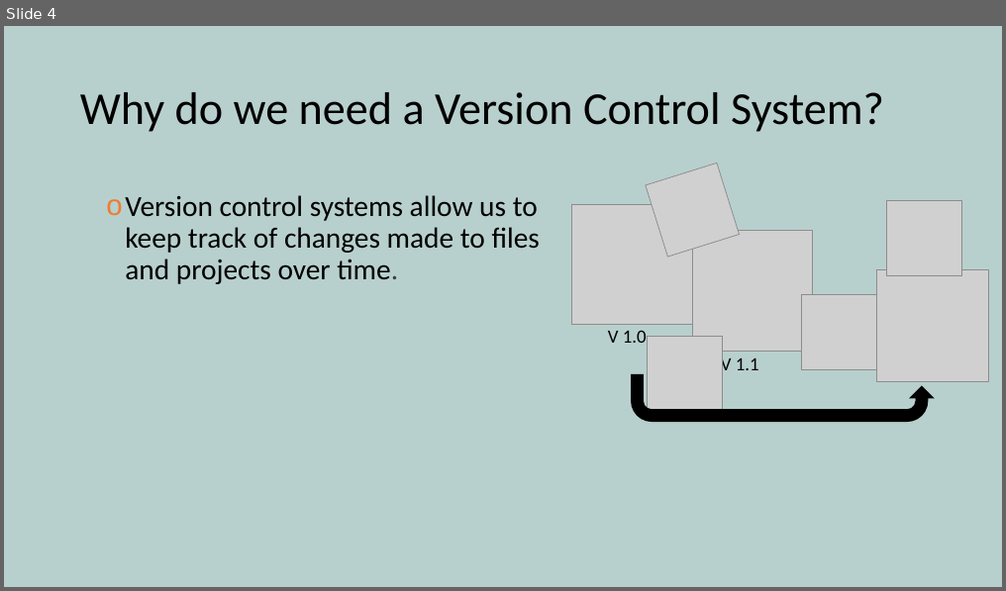
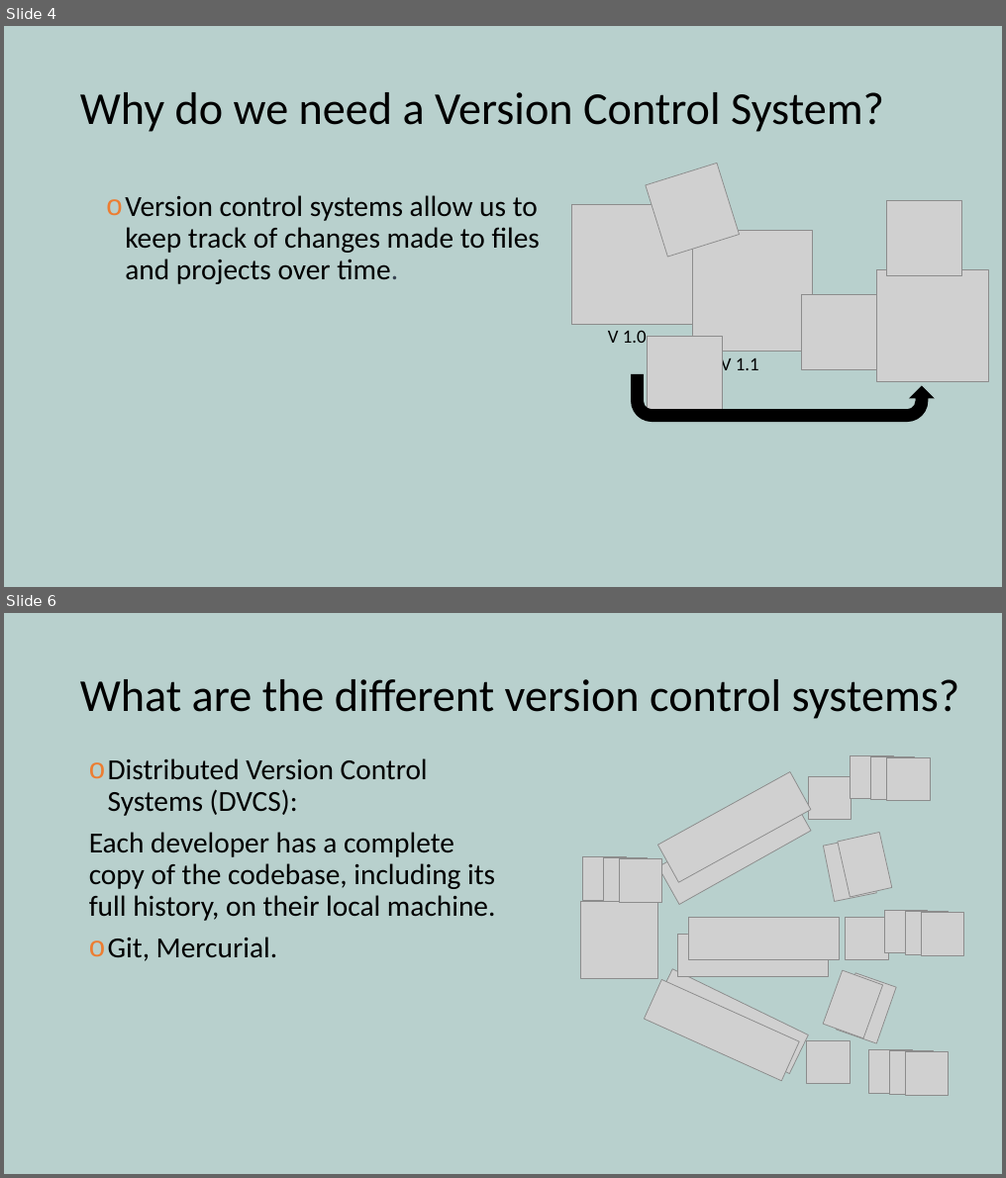
Before and after one commit to yetanothermasterylearning/git, a slide deck: 01. Introduction/Presentation/Introduction.pptx. Shown one above the other, each under a label of ours: slide 4 before the commit, slides 4 and 6 after it; the slides between them are not shown. The pictures are 1006x591 and 1006x1178 pixels, drawn with LibreOffice and Linux fonts; fonts in the diff are those of the drawing; grey boxes stand for pictures. Boxes give left, top, right and bottom in pixels: in the first picture for what was removed or moved away, otherwise in the second. Text is boxed around its words. In the diff, an @@ line names an element or a change of style, - is before the commit and + after.

```diff
--- a/01. Introduction/Presentation/Introduction.pptx
+++ b/01. Introduction/Presentation/Introduction.pptx
@@ slide 6 added at box(4, 613, 1002, 1174), background #B8D0CD @@
@@ title added at box(80, 679, 960, 719), 44 pt, text #000000 @@
+What are the different version control systems?
@@ text added at box(89, 759, 496, 961), 28 pt, text #000000 @@
+o Distributed Version Control Systems (DVCS):
+Each developer has a complete copy of the codebase, including its full history, on their local machine.
+o Git, Mercurial.
@@ picture added at box(850, 756, 894, 799) @@
@@ picture added at box(871, 757, 915, 800) @@
@@ picture added at box(887, 759, 930, 802) @@
@@ picture added at box(658, 772, 812, 883) @@
@@ picture added at box(809, 776, 852, 820) @@
@@ picture added at box(658, 793, 811, 905) @@
@@ picture added at box(823, 838, 877, 902) @@
@@ picture added at box(838, 832, 892, 897) @@
@@ picture added at box(583, 858, 626, 900) @@
@@ picture added at box(604, 859, 648, 902) @@
@@ picture added at box(620, 860, 662, 903) @@
@@ picture added at box(580, 901, 658, 979) @@
@@ picture added at box(678, 934, 829, 977) @@
@@ picture added at box(688, 918, 840, 961) @@
@@ picture added at box(846, 918, 889, 961) @@
@@ picture added at box(884, 910, 928, 954) @@
@@ picture added at box(905, 912, 948, 956) @@
@@ picture added at box(921, 912, 964, 956) @@
@@ picture added at box(645, 980, 800, 1081) @@
@@ picture added at box(653, 969, 809, 1074) @@
@@ picture added at box(823, 970, 883, 1039) @@
@@ picture added at box(836, 973, 897, 1045) @@
@@ picture added at box(807, 1041, 850, 1084) @@
@@ picture added at box(868, 1051, 912, 1093) @@
@@ picture added at box(890, 1052, 933, 1095) @@
@@ picture added at box(905, 1053, 948, 1096) @@
```
Also in this commit, not shown: 2 slides changed, 19 other files.
